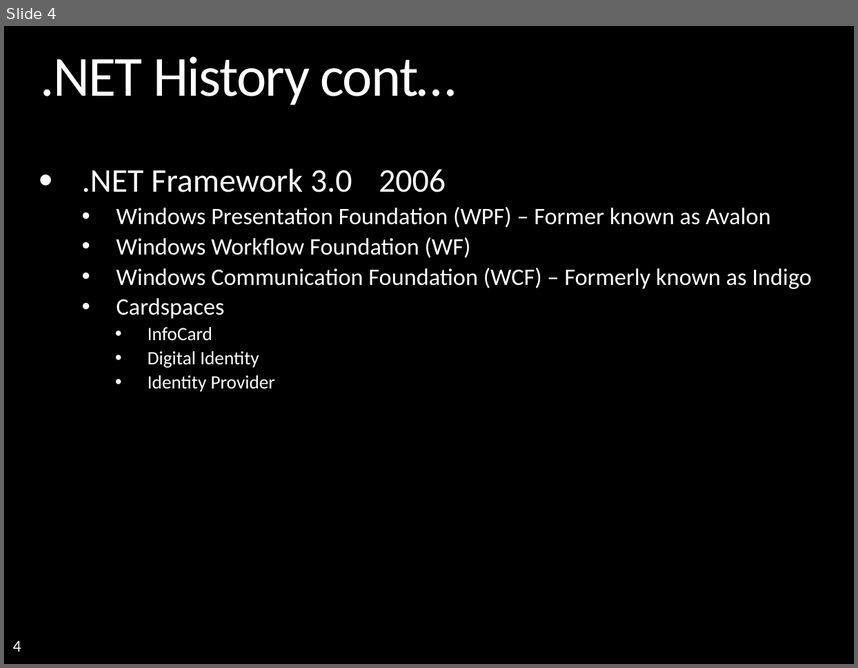
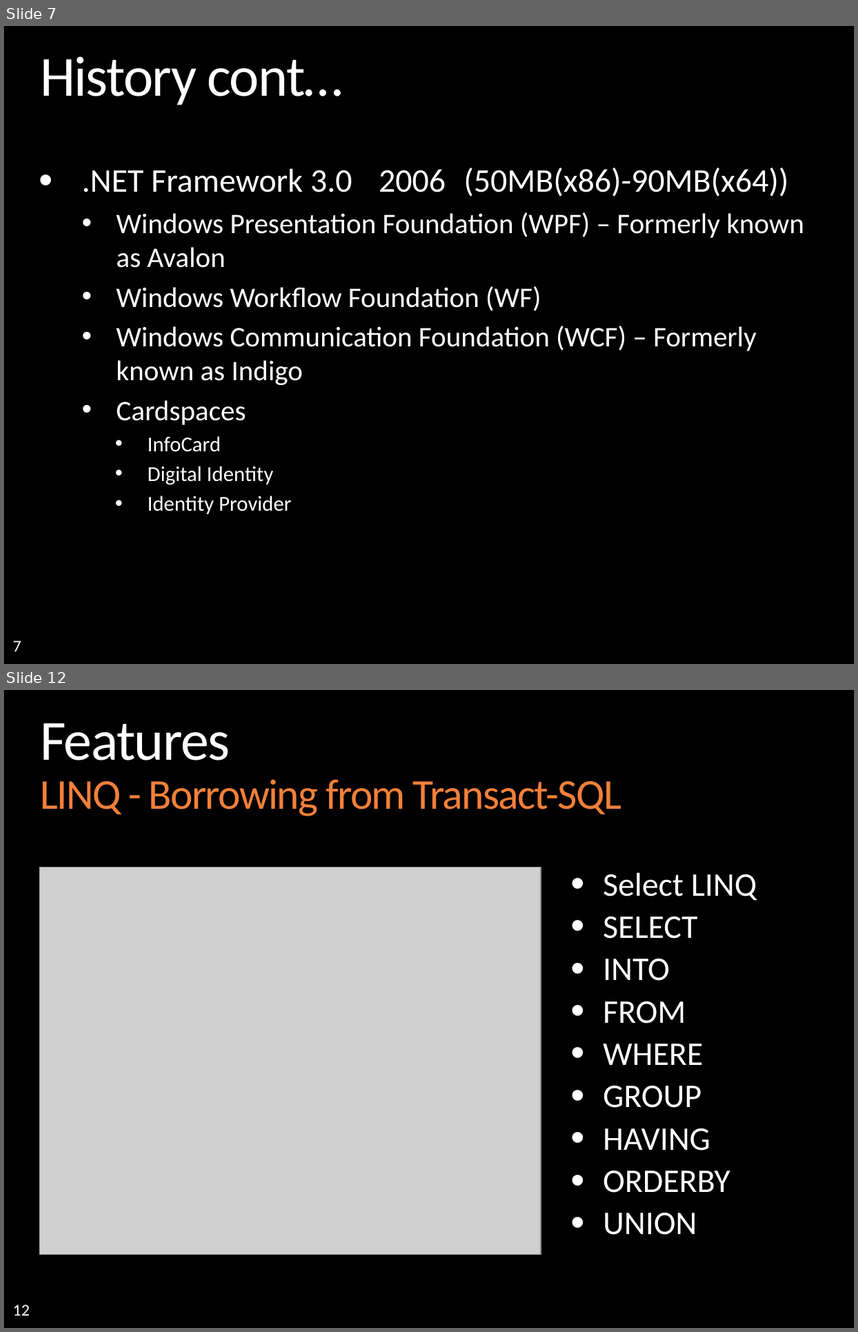
Before and after one commit to mattincode/teched2008, a slide deck: presentations/dotNET FW/TechEd - dotNET.pptx. Shown one above the other, each under a label of ours: slide 4 before the commit, slides 7 and 12 after it; the slides between them are not shown. The pictures are 858x668 and 858x1332 pixels, drawn with LibreOffice and Linux fonts; fonts in the diff are those of the drawing; grey boxes stand for pictures; background and template pictures are left out. Boxes give left, top, right and bottom in pixels: in the first picture for what was removed or moved away, otherwise in the second. Text is boxed around its words. In the diff, an @@ line names an element or a change of style, - is before the commit and + after.

```diff
--- a/presentations/dotNET FW/TechEd - dotNET.pptx
+++ b/presentations/dotNET FW/TechEd - dotNET.pptx
@@ slide 12 added at [4, 690, 854, 1328], background picture (left out); not listed: 1 template element that a slide beside it also shows @@
@@ title added at [40, 723, 622, 816], 36 pt, text #F2803A @@
+Features
+LINQ - Borrowing from Transact-SQL
@@ picture added at [40, 867, 542, 1254] @@
@@ text added at [603, 872, 757, 1234], 28 pt, text #FFFFFF @@
+• Select LINQ
+• SELECT
+• INTO
+• FROM
+• WHERE
+• GROUP
+• HAVING
+• ORDERBY
+• UNION
@@ what was slide 4 is now slide 7 @@
@@ slide 7 changed as well @@
@@ title at [40, 56, 343, 105]: text changed @@
-.NET History cont…
+History cont…
@@ text at [82, 167, 804, 267]: text changed; size 20 to 24 pt @@
-• .NET Framework 3.0 2006
-  • Windows Presentation Foundation (WPF) – Former known as Avalon
+• .NET Framework 3.0 2006 (50MB(x86)-90MB(x64))
+  • Windows Presentation Foundation (WPF) – Formerly known as Avalon
@@ text at [116, 286, 757, 514]: size 20 to 24 pt in "Windows Workflow Foundation (WF)", "Windows Communication Foundation (WCF) – Formerly known ...", "Cardspaces"; size 16 to 18 pt in "InfoCard", "Digital Identity", "Identity Provider"; line spacing 0.9 to 1 @@
@@ page number at [13, 640, 21, 651]: text changed @@
-4
+7
```
Also in this commit, not shown: 3 other slides changed, 18 other slides added, 2 slides removed, 1 other file.
